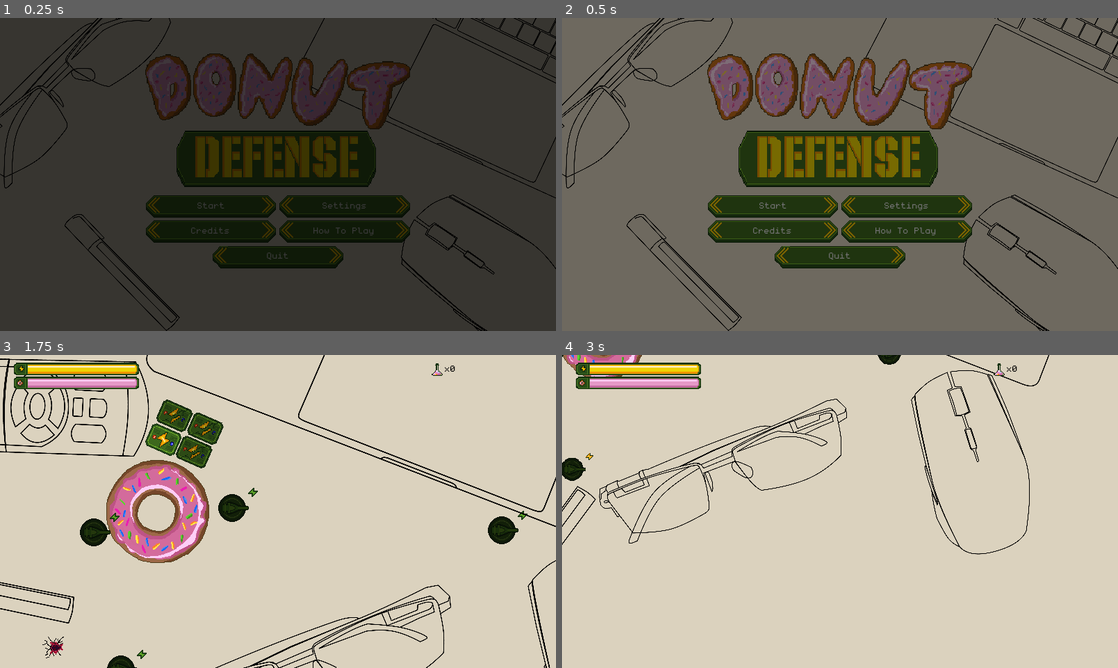
Above: before the commit, frames 1-4 (two rows, left to right).
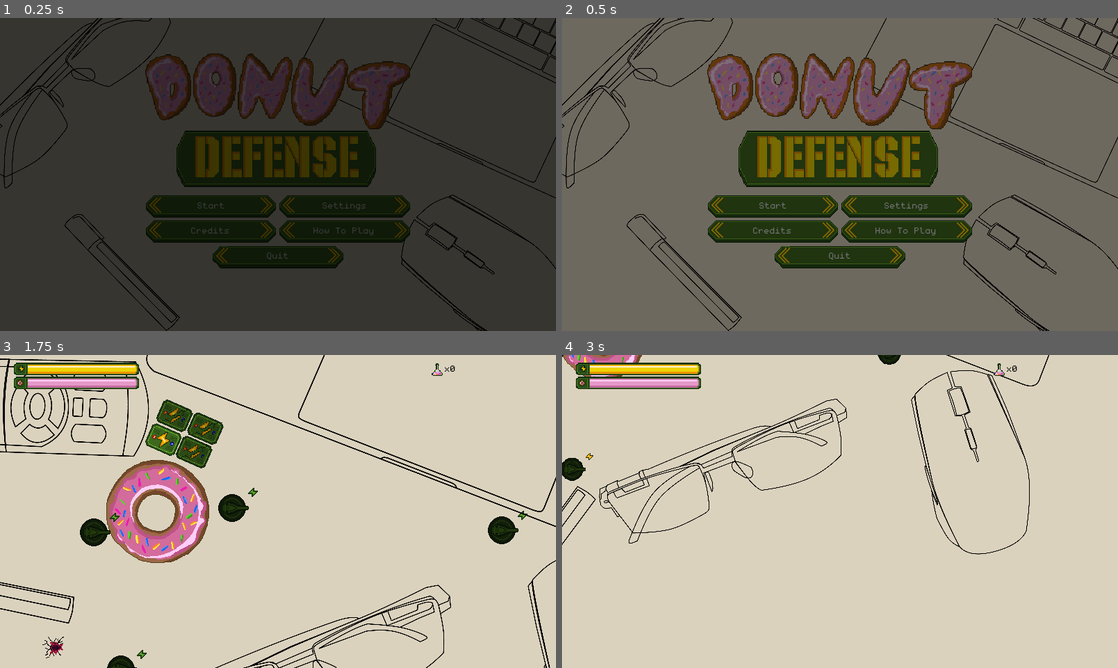
Above: after the commit, the same moments.

Repository: dmitriy-shmilo/gogodot-2021
Game: Godot game, scene res://title_screen/title_screen.tscn
Two runs of this game, one before a commit and one after it. Both use one fixed random seed, a clock stepped at 60 frames per second and the inputs below. Sound files missing from this copy of the repository are replaced by a short silence.
Inputs (mouse positions are in pixels of both pictures, inside the frame that each line leads up to):
- Up to frame 1 (0.25 s): no input
- Up to frame 2 (0.5 s): no input
- Up to frame 3 (1.75 s): click "Start" at 0.5 s; tap Enter at 1.25 s; move the mouse to (88, 473) at 1.27 s; hold D (right) from 1.28 s (still down); hold Mouse wheel up (zoom_in) from 1.28 s (still down); click (88, 473) at 1.42 s
- Up to frame 4 (3 s): move the mouse to (990, 530) at 2.02 s; release D (right) at 2.03 s; release Mouse wheel up (zoom_in) at 2.03 s; hold S (down) 2.03-2.78 s; tap Mouse wheel down (zoom_out) at 2.1 s; click (990, 530) at 2.17 s; move the mouse to (612, 367) at 2.77 s; hold D (right) from 2.78 s (still down); hold Shift from 2.78 s (still down); click (612, 367) at 2.92 s

The runs differ from the first frame. In frame 1, 0.5% of the frame differs, in the area x 26-74%, y 57-79%; in frame 2, 0.6%; in frame 3, less than 0.1%; in frame 4, less than 0.1%.

Commit message:
Checkbox theming.

Diff:
--- a/src/ui/default_theme.tres
+++ b/src/ui/default_theme.tres
@@ -36,6 +36,26 @@
 margin_right = 22.0
 margin_top = 8.0
 margin_bottom = 4.0
+
+[sub_resource type="AtlasTexture" id=26]
+atlas = ExtResource( 1 )
+region = Rect2( 112, 16, 16, 16 )
+
+[sub_resource type="AtlasTexture" id=33]
+atlas = ExtResource( 1 )
+region = Rect2( 96, 16, 16, 16 )
+
+[sub_resource type="StyleBoxEmpty" id=27]
+
+[sub_resource type="StyleBoxEmpty" id=28]
+
+[sub_resource type="StyleBoxEmpty" id=29]
+
+[sub_resource type="StyleBoxEmpty" id=30]
+
+[sub_resource type="StyleBoxEmpty" id=31]
+
+[sub_resource type="StyleBoxEmpty" id=32]
 
 [sub_resource type="StyleBoxTexture" id=20]
 texture = ExtResource( 1 )
@@ -155,6 +175,14 @@
 Button/styles/hover = SubResource( 3 )
 Button/styles/normal = SubResource( 1 )
 Button/styles/pressed = SubResource( 2 )
+CheckBox/icons/checked = SubResource( 26 )
+CheckBox/icons/unchecked = SubResource( 33 )
+CheckBox/styles/disabled = SubResource( 27 )
+CheckBox/styles/focus = SubResource( 28 )
+CheckBox/styles/hover = SubResource( 29 )
+CheckBox/styles/hover_pressed = SubResource( 30 )
+CheckBox/styles/normal = SubResource( 31 )
+CheckBox/styles/pressed = SubResource( 32 )
 HSeparator/styles/separator = SubResource( 20 )
 HSlider/icons/grabber = SubResource( 18 )
 HSlider/icons/grabber_highlight = SubResource( 19 )
Binary file changed: src/assets/ui.aseprite
Binary file changed: src/assets/ui.png
Not shown: 1 places in src/ui/default_theme.tres that only renumber resources
